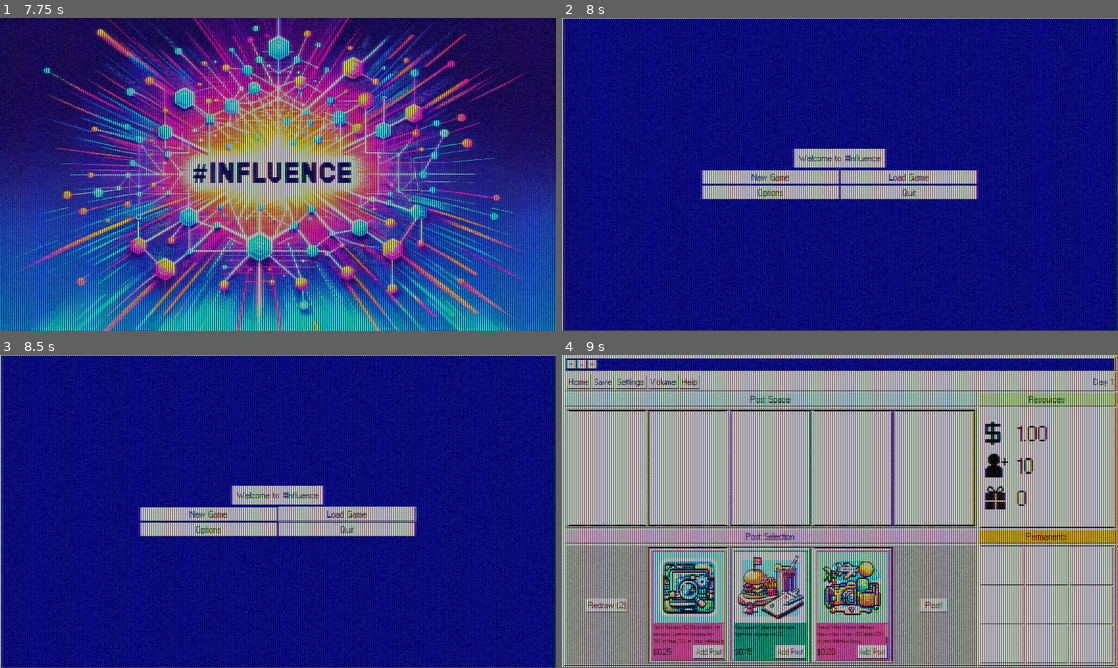
Above: before the commit, frames 1-4 (two rows, left to right).
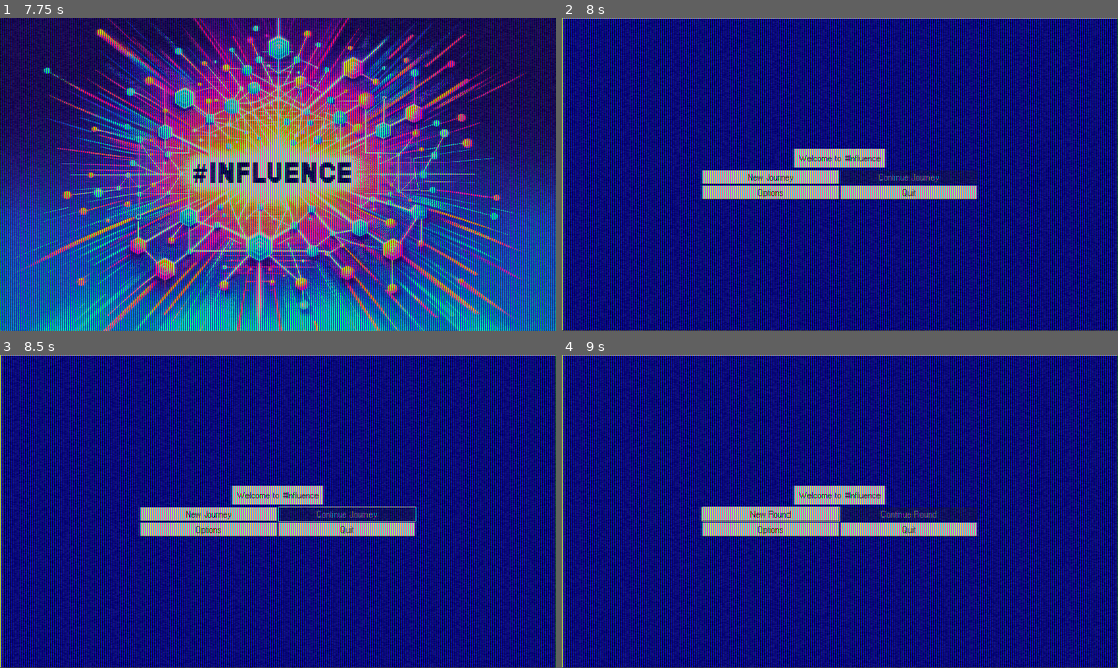
Above: after the commit, the same moments.

Repository: LeviNeely/Projects
Game: Godot game, scene res://Scenes/Screens/background.tscn
The game is run twice, just before and just after one commit, with the same random seed, the same clock (stepped at 60 frames per second) and the same inputs.
Inputs (mouse positions are in pixels of both pictures, inside the frame that each line leads up to):
- Up to frame 1 (7.75 s): click "Home" at 0.5 s; click "Photos" at 1.25 s; click "Trash" at 2 s; click (517, 255) at 2.75 s; click "Home" at 3.5 s; click "Photos" at 4.25 s; click "Trash" at 5 s; click (517, 255) at 5.75 s
- Up to frame 2 (8 s): no input
- Up to frame 3 (8.5 s): click (344, 514) at 8 s, where only the run before the commit has a clickable "Load Game"
- Up to frame 4 (9 s): click "New Game" (after the commit: "New Journey") at 8.75 s

Frame 1 is identical in both runs. In frame 2, 1.2% of the frame differs, in the area x 33-75%, y 48-54%; in frame 3, 1.2%; in frame 4, 92%, in the area x 0-100%, y 0-100%.

Commit message:
01/18/24 Update

Diff:
--- /dev/null
+++ b/#Influence/Scenes/Screens/end_screen.tscn
@@ -0,0 +1,33 @@
+[gd_scene load_steps=3 format=3 uid="uid://cu387v4u11gfa"]
+
+[ext_resource type="Material" uid="uid://806pw1w3og6q" path="res://Assets/Shaders/screen_shader.tres" id="1_jc1j5"]
+[ext_resource type="Texture2D" uid="uid://p7tq5lswu5kv" path="res://Assets/Backgrounds/PerformativeAlly.png" id="2_vpake"]
+
+[node name="EndScreen" type="Control"]
+layout_mode = 3
+anchors_preset = 15
+anchor_right = 1.0
+anchor_bottom = 1.0
+grow_horizontal = 2
+grow_vertical = 2
+size_flags_horizontal = 3
+size_flags_vertical = 3
+
+[node name="CanvasLayer" type="CanvasLayer" parent="."]
+
+[node name="ColorRect" type="ColorRect" parent="CanvasLayer"]
+z_index = 2
+material = ExtResource("1_jc1j5")
+anchors_preset = 15
+anchor_right = 1.0
+anchor_bottom = 1.0
+grow_horizontal = 2
+grow_vertical = 2
+
+[node name="TextureRect" type="TextureRect" parent="CanvasLayer"]
+anchors_preset = 15
+anchor_right = 1.0
+anchor_bottom = 1.0
+grow_horizontal = 2
+grow_vertical = 2
+texture = ExtResource("2_vpake")
--- a/#Influence/Scenes/Screens/permanent_screen.tscn
+++ b/#Influence/Scenes/Screens/permanent_screen.tscn
@@ -112,10 +112,6 @@
 layout_mode = 2
 text = "Settings"
 
-[node name="Volume" type="Button" parent="CanvasLayer/Background/VBoxContainer/ToolBar/HBoxContainer"]
-layout_mode = 2
-text = "Volume"
-
 [node name="Help" type="Button" parent="CanvasLayer/Background/VBoxContainer/ToolBar/HBoxContainer"]
 layout_mode = 2
 text = "Help"
@@ -435,4 +431,7 @@
 size_flags_horizontal = 3
 size_flags_vertical = 3
 
+[connection signal="pressed" from="CanvasLayer/Background/VBoxContainer/WindowToolBar/HBoxContainer/Close" to="." method="_on_close_pressed"]
+[connection signal="pressed" from="CanvasLayer/Background/VBoxContainer/ToolBar/HBoxContainer/Home" to="." method="_on_home_pressed"]
+[connection signal="pressed" from="CanvasLayer/Background/VBoxContainer/ToolBar/HBoxContainer/Save" to="." method="_on_save_pressed"]
 [connection signal="pressed" from="CanvasLayer/Background/VBoxContainer/MainArea/InteractiveZone/PostSpace/PostSpaceBody/PostOrder/ContinueButton" to="." method="proceed_to_next_day"]
--- a/#Influence/Scenes/Screens/posting_screen.tscn
+++ b/#Influence/Scenes/Screens/posting_screen.tscn
@@ -117,10 +117,6 @@
 layout_mode = 2
 text = "Settings"
 
-[node name="Volume" type="Button" parent="CanvasLayer/Background/VBoxContainer/ToolBar/HBoxContainer"]
-layout_mode = 2
-text = "Volume"
-
 [node name="Help" type="Button" parent="CanvasLayer/Background/VBoxContainer/ToolBar/HBoxContainer"]
 layout_mode = 2
 text = "Help"
@@ -383,5 +379,8 @@
 size_flags_horizontal = 3
 size_flags_vertical = 3
 
+[connection signal="pressed" from="CanvasLayer/Background/VBoxContainer/WindowToolBar/HBoxContainer/Close" to="." method="_on_close_pressed"]
+[connection signal="pressed" from="CanvasLayer/Background/VBoxContainer/ToolBar/HBoxContainer/Home" to="." method="_on_home_pressed"]
+[connection signal="pressed" from="CanvasLayer/Background/VBoxContainer/ToolBar/HBoxContainer/Save" to="." method="_on_save_pressed"]
 [connection signal="pressed" from="CanvasLayer/Background/VBoxContainer/MainArea/InteractiveZone/PostSelection/PostSelectionBody/PostSelection/Redraw" to="." method="draw_posts"]
 [connection signal="pressed" from="CanvasLayer/Background/VBoxContainer/MainArea/InteractiveZone/PostSelection/PostSelectionBody/PostSelection/Post!" to="." method="play"]
--- a/#Influence/Scenes/Screens/start_screen.tscn
+++ b/#Influence/Scenes/Screens/start_screen.tscn
@@ -75,13 +75,13 @@
 unique_name_in_owner = true
 layout_mode = 2
 size_flags_horizontal = 3
-text = "New Game"
+text = "New Journey"
 
 [node name="LoadGame" type="Button" parent="CanvasLayer/Background/VBoxContainer/HBoxContainer"]
 unique_name_in_owner = true
 layout_mode = 2
 size_flags_horizontal = 3
-text = "Load Game"
+text = "Continue Journey"
 
 [node name="Control6" type="Control" parent="CanvasLayer/Background/VBoxContainer/HBoxContainer"]
 layout_mode = 2
@@ -110,6 +110,27 @@
 layout_mode = 2
 size_flags_horizontal = 3
 
+[node name="Badges" type="HBoxContainer" parent="CanvasLayer/Background/VBoxContainer"]
+unique_name_in_owner = true
+visible = false
+layout_mode = 2
+
+[node name="Control9" type="Control" parent="CanvasLayer/Background/VBoxContainer/Badges"]
+layout_mode = 2
+size_flags_horizontal = 3
+size_flags_stretch_ratio = 1.5
+
+[node name="BadgesButton" type="Button" parent="CanvasLayer/Background/VBoxContainer/Badges"]
+unique_name_in_owner = true
+layout_mode = 2
+size_flags_horizontal = 3
+text = "Badges"
+
+[node name="Control10" type="Control" parent="CanvasLayer/Background/VBoxContainer/Badges"]
+layout_mode = 2
+size_flags_horizontal = 3
+size_flags_stretch_ratio = 1.5
+
 [connection signal="pressed" from="CanvasLayer/Background/VBoxContainer/HBoxContainer/NewGame" to="." method="_on_new_game_pressed"]
 [connection signal="pressed" from="CanvasLayer/Background/VBoxContainer/HBoxContainer/LoadGame" to="." method="_on_load_game_pressed"]
 [connection signal="pressed" from="CanvasLayer/Background/VBoxContainer/HBoxContainer2/Options" to="." method="_on_options_pressed"]
--- a/#Influence/Scripts/Education/education_1.gd
+++ b/#Influence/Scripts/Education/education_1.gd
@@ -2,4 +2,5 @@
 
 func _on_button_pressed():
 	TurnData.num_education_posts_read += 1
+	TurnData.save_data()
 	get_tree().change_scene_to_file("res://Scenes/Screens/posting_screen.tscn")
--- a/#Influence/Scripts/Education/education_2.gd
+++ b/#Influence/Scripts/Education/education_2.gd
@@ -2,4 +2,5 @@
 
 func _on_button_pressed():
 	TurnData.num_education_posts_read += 1
+	TurnData.save_data()
 	get_tree().change_scene_to_file("res://Scenes/Screens/posting_screen.tscn")
--- a/#Influence/Scripts/Education/education_3.gd
+++ b/#Influence/Scripts/Education/education_3.gd
@@ -2,4 +2,5 @@
 
 func _on_button_pressed():
 	TurnData.num_education_posts_read += 1
+	TurnData.save_data()
 	get_tree().change_scene_to_file("res://Scenes/Screens/posting_screen.tscn")
--- a/#Influence/Scripts/Education/education_4.gd
+++ b/#Influence/Scripts/Education/education_4.gd
@@ -2,4 +2,5 @@
 
 func _on_button_pressed():
 	TurnData.num_education_posts_read += 1
+	TurnData.save_data()
 	get_tree().change_scene_to_file("res://Scenes/Screens/posting_screen.tscn")
--- a/#Influence/Scripts/Education/education_5.gd
+++ b/#Influence/Scripts/Education/education_5.gd
@@ -2,4 +2,5 @@
 
 func _on_button_pressed():
 	TurnData.num_education_posts_read += 1
+	TurnData.save_data()
 	get_tree().change_scene_to_file("res://Scenes/Screens/posting_screen.tscn")
--- a/#Influence/Scripts/Rewards/follower_reward.gd
+++ b/#Influence/Scripts/Rewards/follower_reward.gd
@@ -38,7 +38,7 @@
 
 func calculate_followers() -> int:
 	var total_days: int = 30
-	var followers_gained: int = base_followers_gained + round(base_followers_gained * (TurnData.popularity + (TurnData.date / total_days)))
+	var followers_gained: int = base_followers_gained + round(base_followers_gained * (1.0 + (TurnData.date / total_days)))
 	return followers_gained
 
 func add_followers() -> void:
--- a/#Influence/Scripts/Rewards/sponsor_reward.gd
+++ b/#Influence/Scripts/Rewards/sponsor_reward.gd
@@ -38,7 +38,7 @@
 
 func calculate_sponsors() -> int:
 	var total_days: int = 30
-	var sponsors_gained: int = base_sponsors_gained + round(base_sponsors_gained * (TurnData.popularity + (TurnData.date / total_days) + (TurnData.sponsors / TurnData.follower_base)))
+	var sponsors_gained: int = base_sponsors_gained + round(base_sponsors_gained * (1.0 + (TurnData.date / total_days) + (TurnData.sponsors / TurnData.follower_base)))
 	if TurnData.sponsor_multiplier != 1:
 		sponsors_gained *= TurnData.sponsor_multiplier
 		TurnData.sponsor_multiplier = 1
--- a/#Influence/Scripts/Screens/permanent_screen.gd
+++ b/#Influence/Scripts/Screens/permanent_screen.gd
@@ -202,4 +202,23 @@
 				button.disabled = false
 
 func proceed_to_next_day() -> void:
+	if TurnData.date == 31:
+		TurnData.finished_first_game = true
+		pass#TODO: Make end game screen
+	TurnData.save_data()
 	get_tree().change_scene_to_file("res://Scenes/Screens/posting_screen.tscn")
+
+func _on_close_pressed():
+	TurnData.save_data()
+	get_tree().quit()
+
+func _on_home_pressed():
+	TurnData.save_data()
+	get_tree().change_scene_to_file("res://Scenes/Screens/start_screen.tscn")
+
+func _on_save_pressed():
+	TurnData.save_data()
+
+func _notification(what) -> void:
+	if what == NOTIFICATION_WM_CLOSE_REQUEST:
+		TurnData.save_data()
--- a/#Influence/Scripts/Screens/posting_screen.gd
+++ b/#Influence/Scripts/Screens/posting_screen.gd
@@ -318,4 +318,20 @@
 		if post != null:
 			post.play()
 	TurnData.date += 1
+	TurnData.save_data()
 	get_tree().change_scene_to_file("res://Scenes/Screens/follower_award_screen.tscn")
+
+func _on_close_pressed():
+	TurnData.save_data()
+	get_tree().quit()
+
+func _on_home_pressed():
+	TurnData.save_data()
+	get_tree().change_scene_to_file("res://Scenes/Screens/start_screen.tscn")
+
+func _on_save_pressed():
+	TurnData.save_data()
+
+func _notification(what) -> void:
+	if what == NOTIFICATION_WM_CLOSE_REQUEST:
+		TurnData.save_data()
--- a/#Influence/Scripts/Screens/start_screen.gd
+++ b/#Influence/Scripts/Screens/start_screen.gd
@@ -1,10 +1,43 @@
 extends Control
 
+@onready var new_game: Button = %NewGame
+@onready var load_game: Button = %LoadGame
+@onready var badges: HBoxContainer = %Badges
+@onready var badges_button: Button = %BadgesButton
+
+func _ready() -> void:
+	if not FileAccess.file_exists(TurnData.SAVE_FILE):
+		load_game.disabled = true
+	if TurnData.finished_first_game:
+		badges.visible = true
+
 func _on_new_game_pressed() -> void:
+	new_game.text = "New Round"
+	load_game.text = "Continue Round"
+	load_game.disabled = true
+	new_game.disconnect("pressed", _on_new_game_pressed)
+	new_game.connect("pressed", start_new_game)
+	TurnData.completely_reset()
+	TurnData.deep_reset()
+
+func start_new_game() -> void:
 	get_tree().change_scene_to_file("res://Scenes/Screens/posting_screen.tscn")
 
 func _on_load_game_pressed() -> void:
-	pass # Eventually replace this with the load functionality
+	new_game.text = "New Round"
+	load_game.text = "Continue Round"
+	new_game.disconnect("pressed", _on_new_game_pressed)
+	new_game.connect("pressed", start_new_round)
+	load_game.disconnect("pressed", _on_load_game_pressed)
+	load_game.connect("pressed", continue_round)
+
+func start_new_round() -> void:
+	TurnData.completely_reset()
+	get_tree().change_scene_to_file("res://Scenes/Screens/posting_screen.tscn")
+
+func continue_round() -> void:
+	TurnData.load_data()
+	get_tree().change_scene_to_file("res://Scenes/Screens/posting_screen.tscn")
 
 func _on_options_pressed() -> void:
 	pass # Eventually replace this with loading the options screen
--- a/#Influence/Scripts/Singletons/turn_data.gd
+++ b/#Influence/Scripts/Singletons/turn_data.gd
@@ -1,4 +1,8 @@
 extends Node
+
+#Save/Load variables
+const SAVE_FILE: String = "user://savefile.dat"
+var data: Dictionary = {}
 
 #Signals
 signal move(parent_node)
@@ -13,7 +17,7 @@
 var sponsors: int = 0
 
 #Gameplay stats
-var sponsor_chance: float = 0.05
+var sponsor_chance: float = 0.1
 var viral_chance: float = 0.01
 
 #Post rarity thresholds
@@ -69,10 +73,15 @@
 var date: int = 1
 
 #Reward variables
-var popularity: float = 1.0
+var num_viral_posts_posted: int = 0
 
 #Education variables
 var num_education_posts_read: int = 0
+var num_ally_posts: int = 0
+
+#Long-term variables
+var finished_first_game: bool = false
+var earned_badges: Array = []
 
 func _ready() -> void:
 	update_thresholds()
@@ -82,3 +91,134 @@
 	normal_threshold = threshold_modifier * exp((threshold_exponent_modifier * 1.0))
 	uncommon_threshold = threshold_modifier * exp((threshold_exponent_modifier * 2.0))
 	rare_threshold = threshold_modifier * exp((threshold_exponent_modifier * 3.0))
+
+func completely_reset() -> void:
+	#Player stats
+	start_money = 1.00
+	money = 1.00
+	follower_base = 10
+	sponsors = 0
+
+	#Gameplay stats
+	sponsor_chance = 0.1
+	viral_chance = 0.01
+
+	#Post rarity thresholds
+	threshold_modifier = 0.5
+	common_threshold = 0.5
+	normal_threshold = 0.8
+	uncommon_threshold = 0.9
+	rare_threshold = 0.97
+	legendary_threshold = 1.0
+
+	#Posting screen stats
+	num_free_redraws = 2
+	num_paid_redraws = 0
+	num_common_posts = 0
+	num_normal_posts = 0
+	num_uncommon_posts = 0
+	num_rare_posts = 0
+	num_legendary_posts = 0
+	num_viral_posts = 0
+
+	#The player's hand
+	player_hand = [
+		null,
+		null,
+		null,
+		null,
+		null
+	]
+
+	#The player's permanents
+	permanents = [
+		null,
+		null,
+		null,
+		null,
+		null,
+		null,
+		null,
+		null,
+		null
+	]
+	double_permanents = false
+
+	#Post-specific booleans
+	one_guaranteed_viral_post = false
+	all_posts_viral = false
+
+	#Permanent-specific booleans
+	sponsor_multiplier = 1
+
+	#UI variables
+	date = 1
+
+	#Reward variables
+	num_viral_posts_posted = 0
+
+	#Education variables
+	num_education_posts_read = 0
+	num_ally_posts = 0
+
+func deep_reset() -> void:
+	finished_first_game = false
+	earned_badges = []
+
+func save_data() -> void:
+	var file = FileAccess.open(SAVE_FILE, FileAccess.WRITE)
+	data = {
+		#Player stats
+		"start_money": start_money,
+		"money": money,
+		"follower_base": follower_base,
+		"sponsors": sponsors,
+		#Gameplay stats
+		"sponsor_chance": sponsor_chance,
+		"viral_chance": viral_chance,
+		#Post rarity thresholds
+		"threshold_modifier": threshold_modifier,
+		#The player's permanents
+		"permanents": permanents,
+		"double_permanents": double_permanents,
+		#Post-specific booleans
+		"one_guaranteed_viral_post": one_guaranteed_viral_post,
+		"all_posts_viral": all_posts_viral,
+		#Permanent-specific booleans
+		"sponsor_multiplier": sponsor_multiplier,
+		#UI variables
+		"date": date,
+		#Reward variables
+		"num_viral_posts_posted": num_viral_posts_posted,
+		#Education variables
+		"num_education_posts_read": num_education_posts_read,
+		"num_ally_posts": num_ally_posts,
+		#Long-term variables
+		"finished_first_game": finished_first_game,
+		"earned_badges": earned_badges
+	}
+	file.store_var(data)
+	file = null
+
+func load_data() -> void:
+	var file = FileAccess.open(SAVE_FILE, FileAccess.READ)
+	data = file.get_var()
+	start_money = data.start_money
+	money = data.money
+	follower_base = data.follower_base
+	sponsors = data.sponsors
+	sponsor_chance = data.sponsor_chance
+	viral_chance = data.viral_chance
+	threshold_modifier = data.threshold_modifier
+	permanents = data.permanents
+	double_permanents = data.double_permanents
+	one_guaranteed_viral_post = data.one_guaranteed_viral_post
+	all_posts_viral = data.all_posts_viral
+	sponsor_multiplier = data.sponsor_multiplier
+	date = data.date
+	num_viral_posts_posted = data.num_viral_posts_posted
+	num_education_posts_read = data.num_education_posts_read
+	num_ally_posts = data.num_ally_posts
+	finished_first_game = data.finished_first_game
+	earned_badges = data.earned_badges
+	update_thresholds()
Binary file added: #Influence/Assets/Backgrounds/ComplicitInGenocide.png
Not shown, added: #Influence/Assets/Backgrounds/ComplicitInGenocide.png.import
Binary file added: #Influence/Assets/Backgrounds/PerformativeAlly.png
Not shown, added: #Influence/Assets/Backgrounds/PerformativeAlly.png.import
Binary file added: #Influence/Assets/Backgrounds/UninformedBystander.png
Not shown, added: #Influence/Assets/Backgrounds/UninformedBystander.png.import
